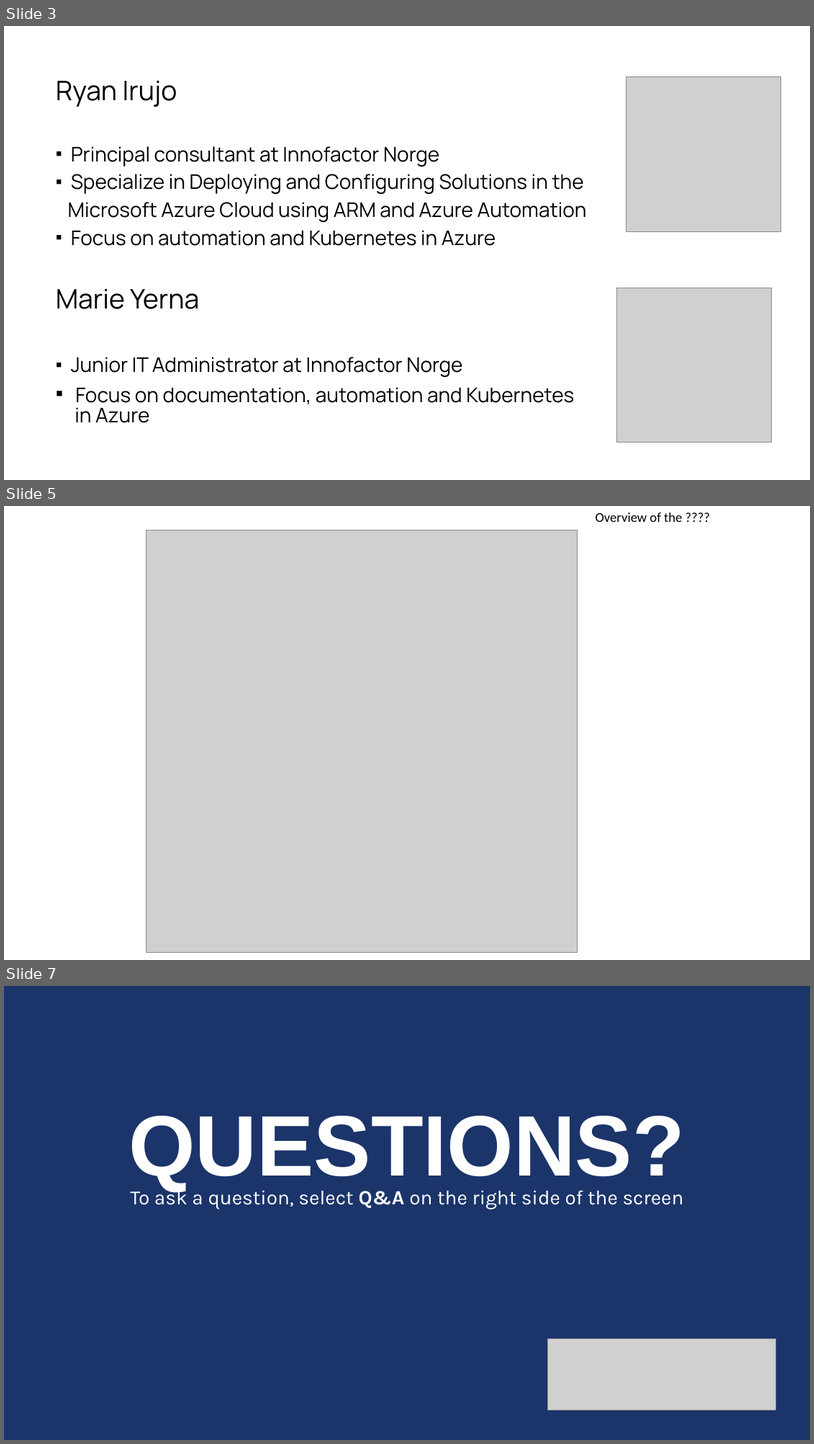
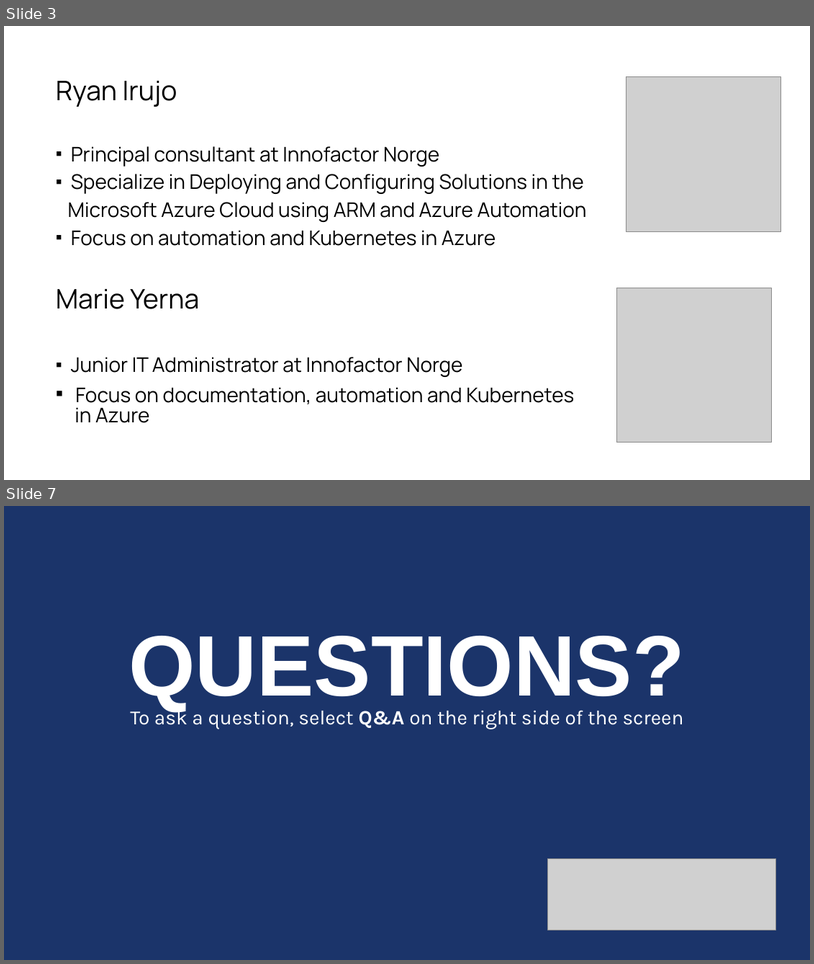
Before and after one commit to starkfell/iam-conf-2020-aks-practical-yaml, a slide deck: presentation.pptx. Shown one above the other, each under a label of ours: slides 3, 5 and 7 before the commit, slides 3 and 7 after it; the slides between them are not shown. The pictures are 814x1444 and 814x964 pixels, drawn with LibreOffice and Linux fonts; fonts in the diff are those of the drawing; grey boxes stand for pictures. Boxes give left, top, right and bottom in pixels: in the first picture for what was removed or moved away, otherwise in the second. Text is boxed around its words. In the diff, an @@ line names an element or a change of style, - is before the commit and + after.

```diff
--- a/presentation.pptx
+++ b/presentation.pptx
@@ slide 5 removed at bbox=[4, 506, 810, 960], background #FFFFFF @@
@@ text removed at bbox=[596, 512, 682, 522] @@
-Overview of the ????
@@ picture removed at bbox=[146, 530, 578, 952] @@
```
Also in this commit, not shown: 2 slides changed, 1 slide added, 3 other files.
